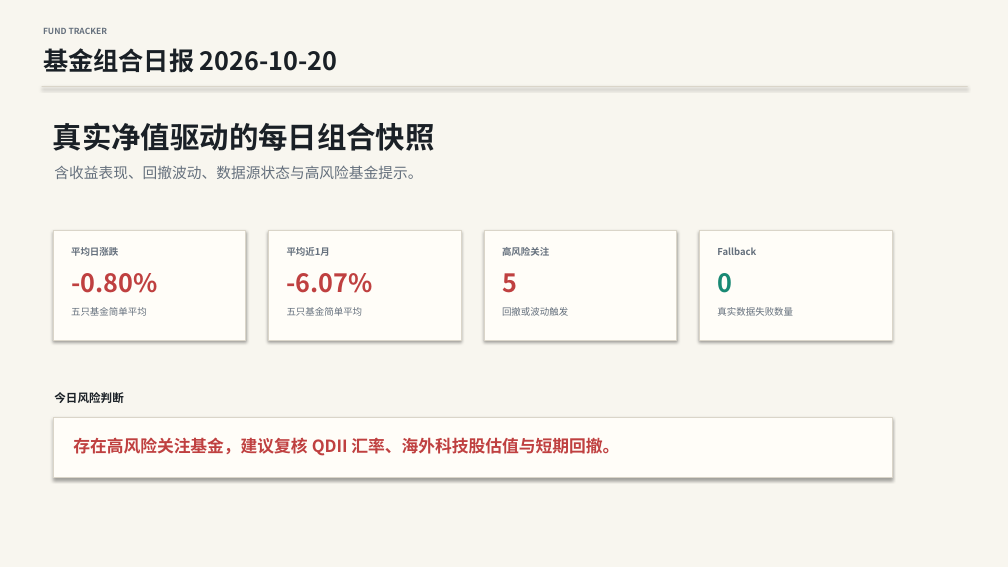
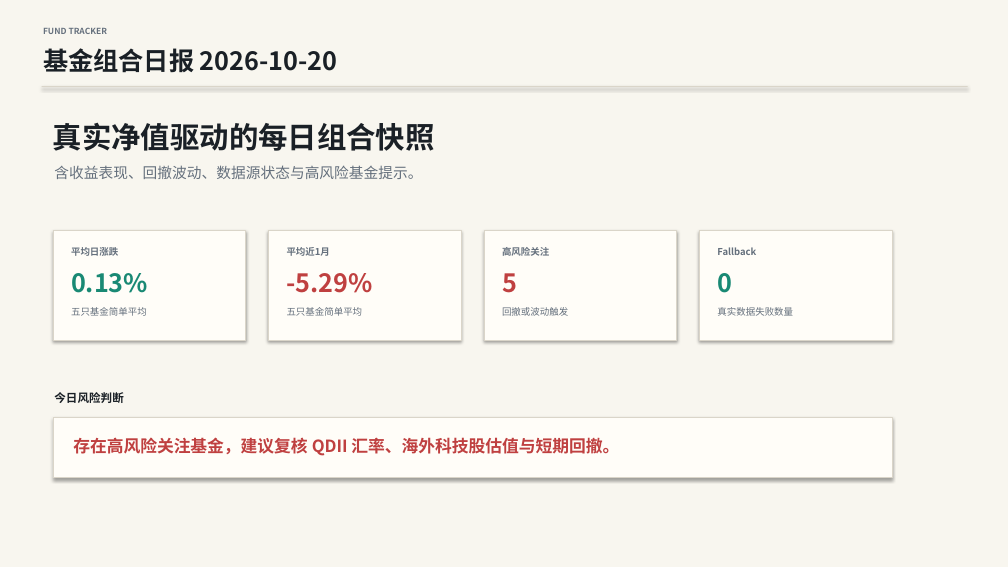
Before and after one commit to DrOrhto/fund-tracker, a slide deck: slide 1 of reports/2026-10-20.pptx. Drawn at 1008x567 pixels with LibreOffice and Linux fonts; fonts in the diff are those of the drawing. Boxes give left, top, right and bottom in pixels: in the first picture for what was removed or moved away, otherwise in the second. Text is boxed around its words. In the diff, an @@ line names an element or a change of style, - is before the commit and + after.

```diff
--- a/reports/2026-10-20.pptx
+++ b/reports/2026-10-20.pptx
@@ text at bbox=[71, 273, 148, 293]: text changed; text colour #BF4040 to #198974 @@
--0.80%
+0.13%
@@ text at bbox=[287, 273, 373, 293]: text changed @@
--6.07%
+-5.29%
```
Also in this commit, not shown: 3 other slides changed, 1 other file.
